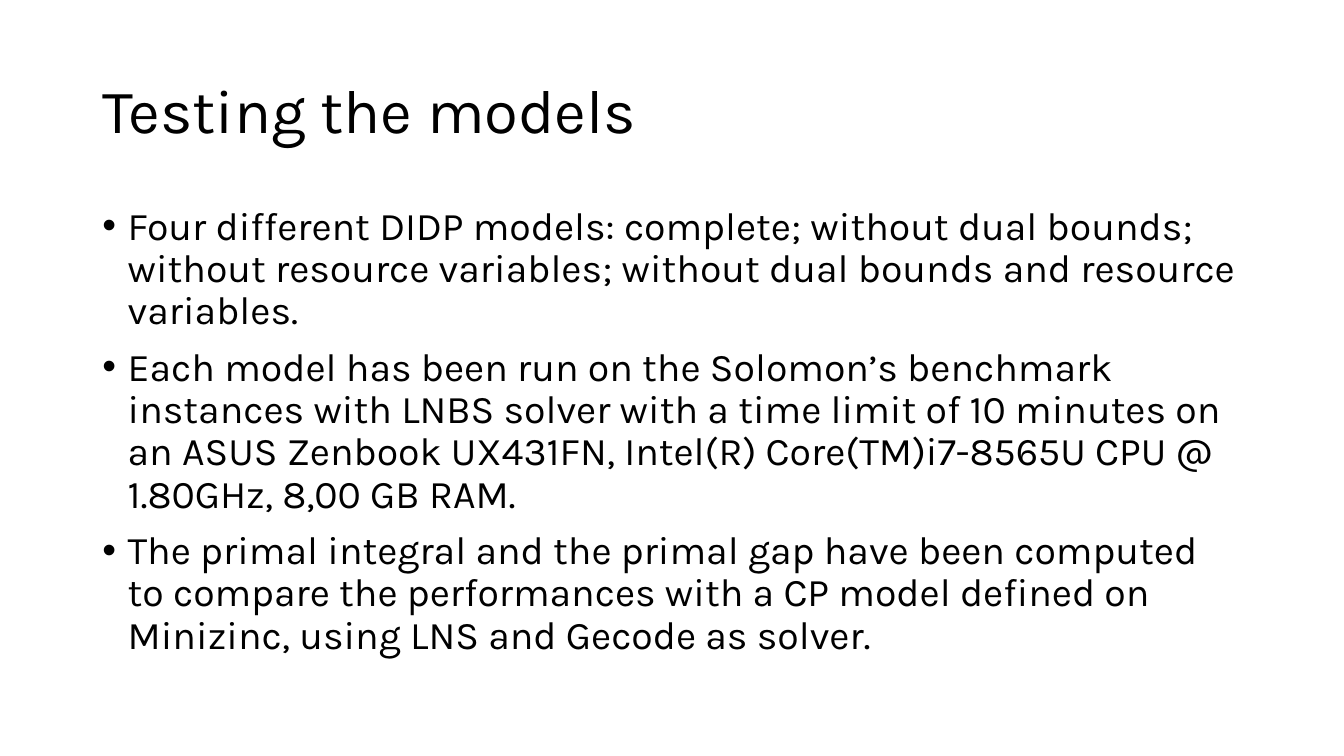
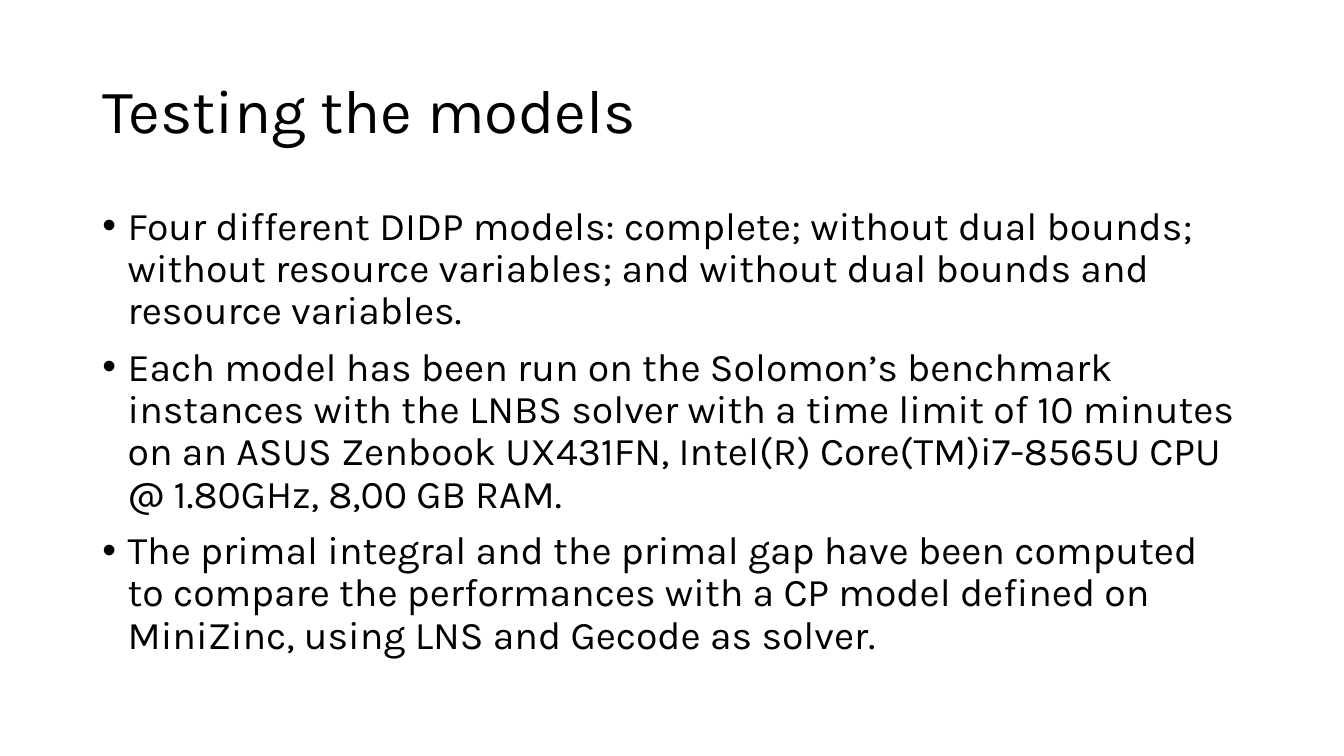
Before and after one commit to FabioGiordana/DIDP-On-Routing-Problems, a slide deck: slide 5 of cvrptw/CVRP-TW.pptx. Drawn at 1344x756 pixels with LibreOffice and Linux fonts; fonts in the diff are those of the drawing. Boxes give left, top, right and bottom in pixels: in the first picture for what was removed or moved away, otherwise in the second. Text is boxed around its words. In the diff, an @@ line names an element or a change of style, - is before the commit and + after.

```diff
--- a/cvrptw/CVRP-TW.pptx
+++ b/cvrptw/CVRP-TW.pptx
@@ text at [128, 213, 1234, 659]: text changed @@
-• Four different DIDP models: complete; without dual bounds; without resource variables; without dual bounds and resource variables.
-• Each model has been run on the Solomon’s benchmark instances with LNBS solver with a time limit of 10 minutes on an ASUS Zenbook UX431FN, Intel(R) Core(TM)i7-8565U CPU @ 1.80GHz, 8,00 GB RAM.
-• The primal integral and the primal gap have been computed to compare the performances with a CP model defined on Minizinc, using LNS and Gecode as solver.
+• Four different DIDP models: complete; without dual bounds; without resource variables; and without dual bounds and resource variables.
+• Each model has been run on the Solomon’s benchmark instances with the LNBS solver with a time limit of 10 minutes on an ASUS Zenbook UX431FN, Intel(R) Core(TM)i7-8565U CPU @ 1.80GHz, 8,00 GB RAM.
+• The primal integral and the primal gap have been computed to compare the performances with a CP model defined on MiniZinc, using LNS and Gecode as solver.
```
Also in this commit, not shown: 6 other slides changed, 1 other file.
